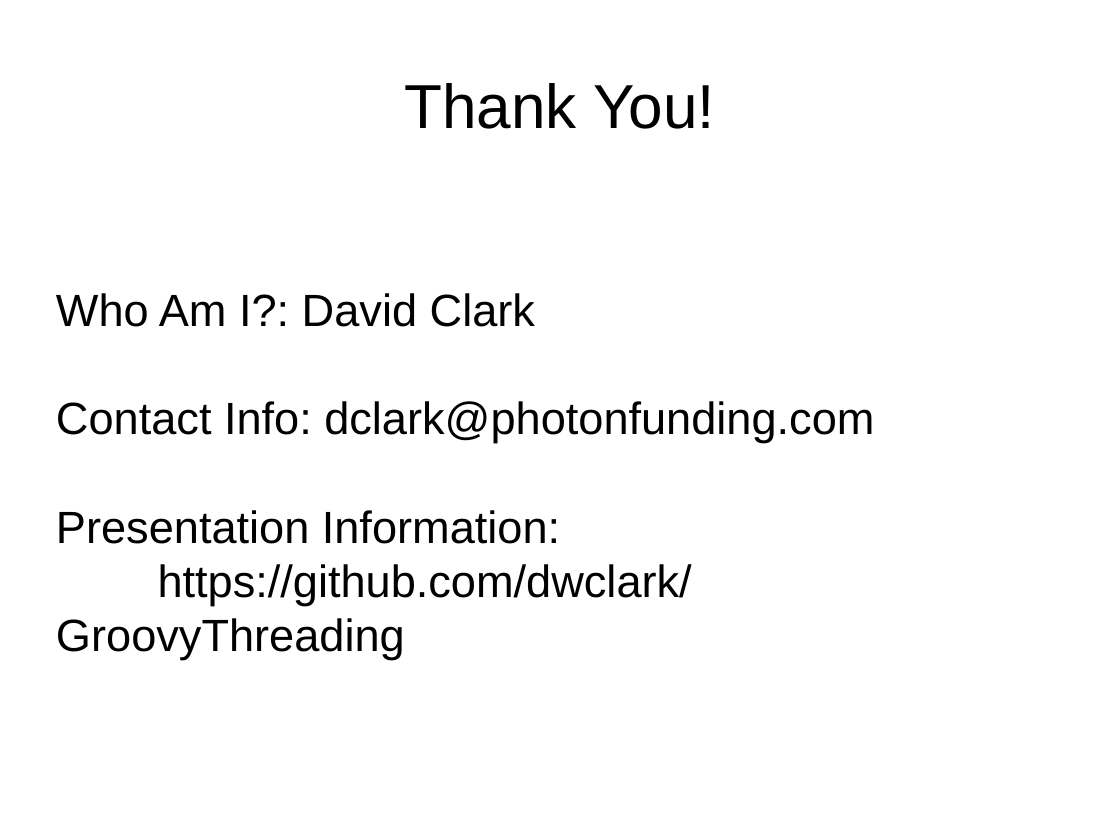
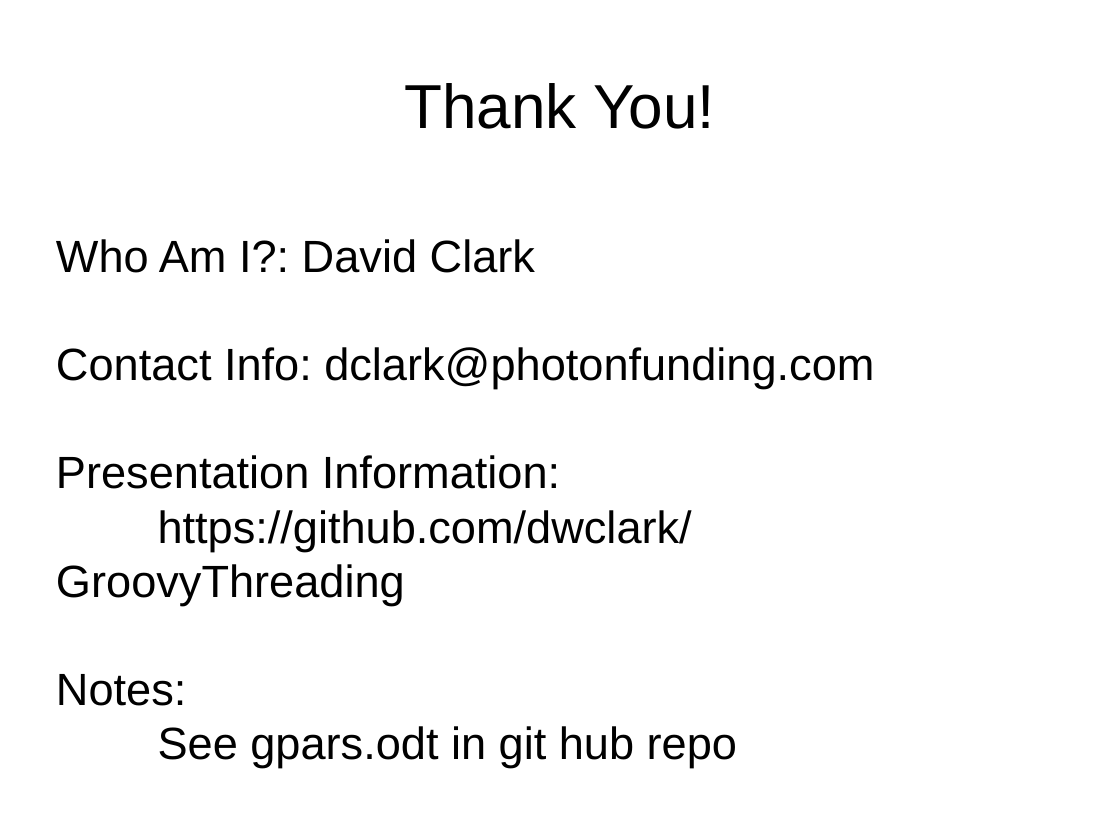
Before and after one commit to dwclark/GroovyThreading, a slide deck: slide 20 of presentation/gpars.odp. Drawn at 1120x840 pixels with LibreOffice and Linux fonts; fonts in the diff are those of the drawing. Boxes give left, top, right and bottom in pixels: in the first picture for what was removed or moved away, otherwise in the second. Text is boxed around its words. In the diff, an @@ line names an element or a change of style, - is before the commit and + after.

```diff
--- a/presentation/gpars.odp
+++ b/presentation/gpars.odp
@@ subtitle at (56, 674, 737, 768): paragraphs added @@
+Notes:
+See gpars.odt in git hub repo
```
Also in this commit, not shown: 3 other slides changed, 3 other files.
